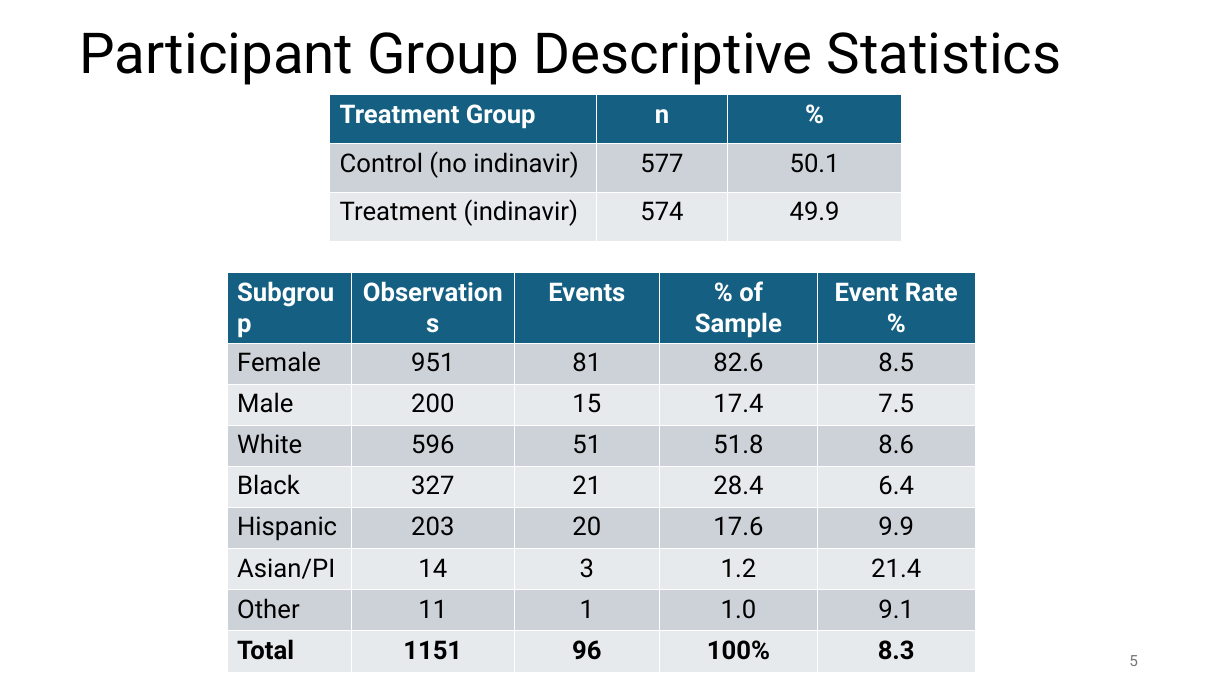
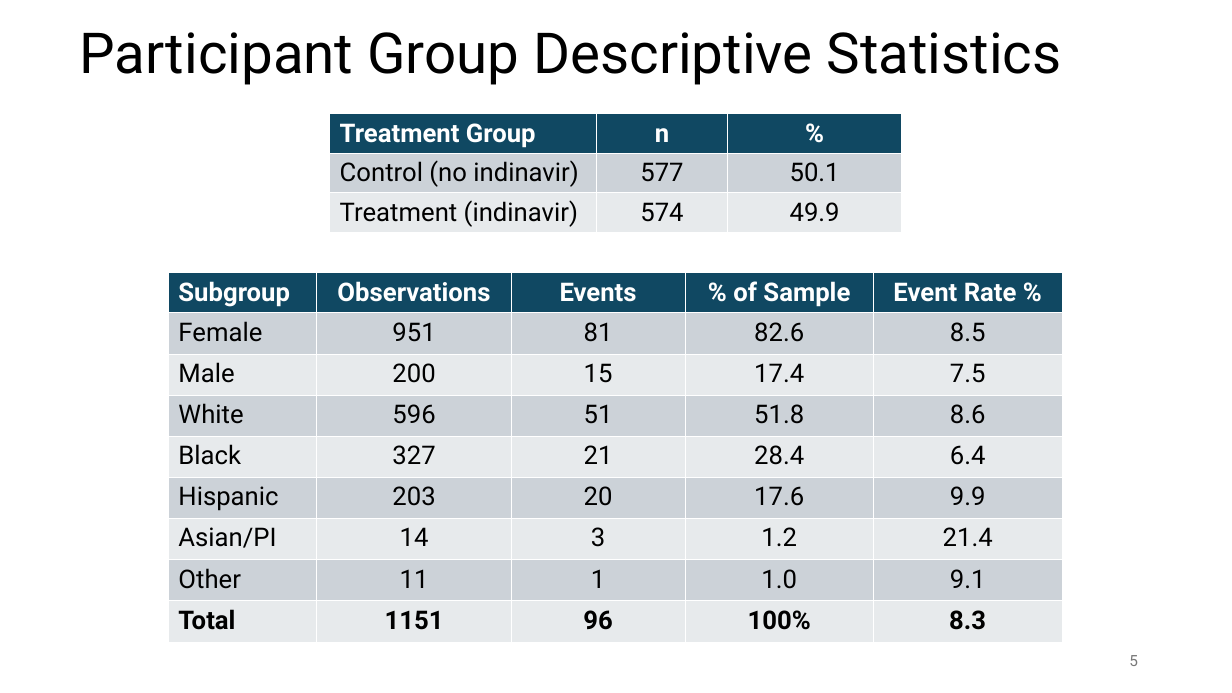
Before and after one commit to susanpeck/Math261BExperimentalDesignProject, a slide deck: slide 5 of Document_Files/Presentation_Slides_v2.pptx. Drawn at 1232x693 pixels with LibreOffice and Linux fonts; fonts in the diff are those of the drawing. Boxes give left, top, right and bottom in pixels: in the first picture for what was removed or moved away, otherwise in the second. Text is boxed around its words. In the diff, an @@ line names an element or a change of style, - is before the commit and + after.

```diff
--- a/Document_Files/Presentation_Slides_v2.pptx
+++ b/Document_Files/Presentation_Slides_v2.pptx
@@ table at [331,114,902,234] @@
@@ fill #156082 to #104862 in row 1 @@
@@ table: place and size @@
-table at [331,95,902,240]
+table at [331,114,902,234]
@@ table at [169,274,1062,642] @@
@@ fill #156082 to #104862 in row 1 @@
@@ table: place and size @@
-table at [228,274,976,664]
+table at [169,274,1062,642]
```
Also in this commit, not shown: 8 other slides changed, 1 slide removed.
